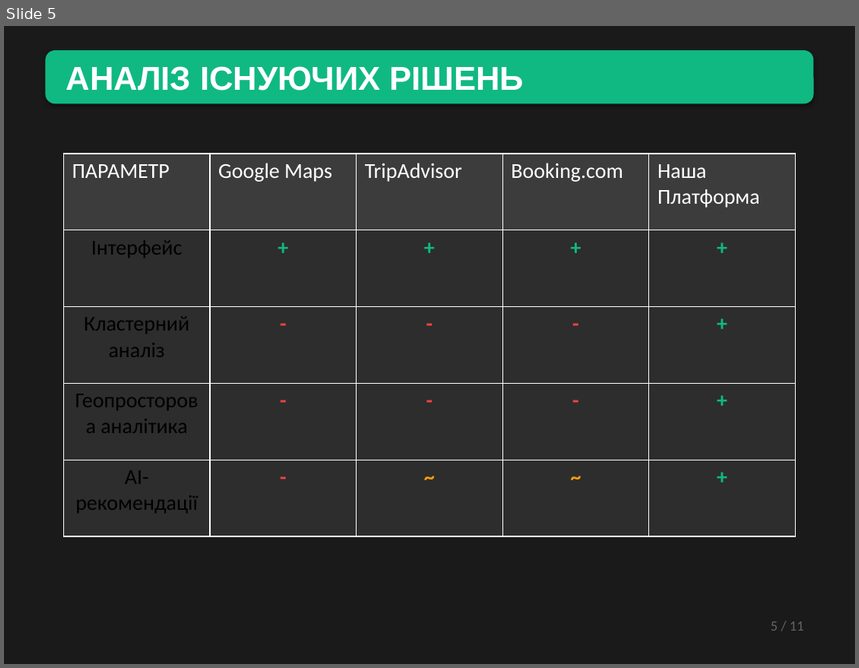
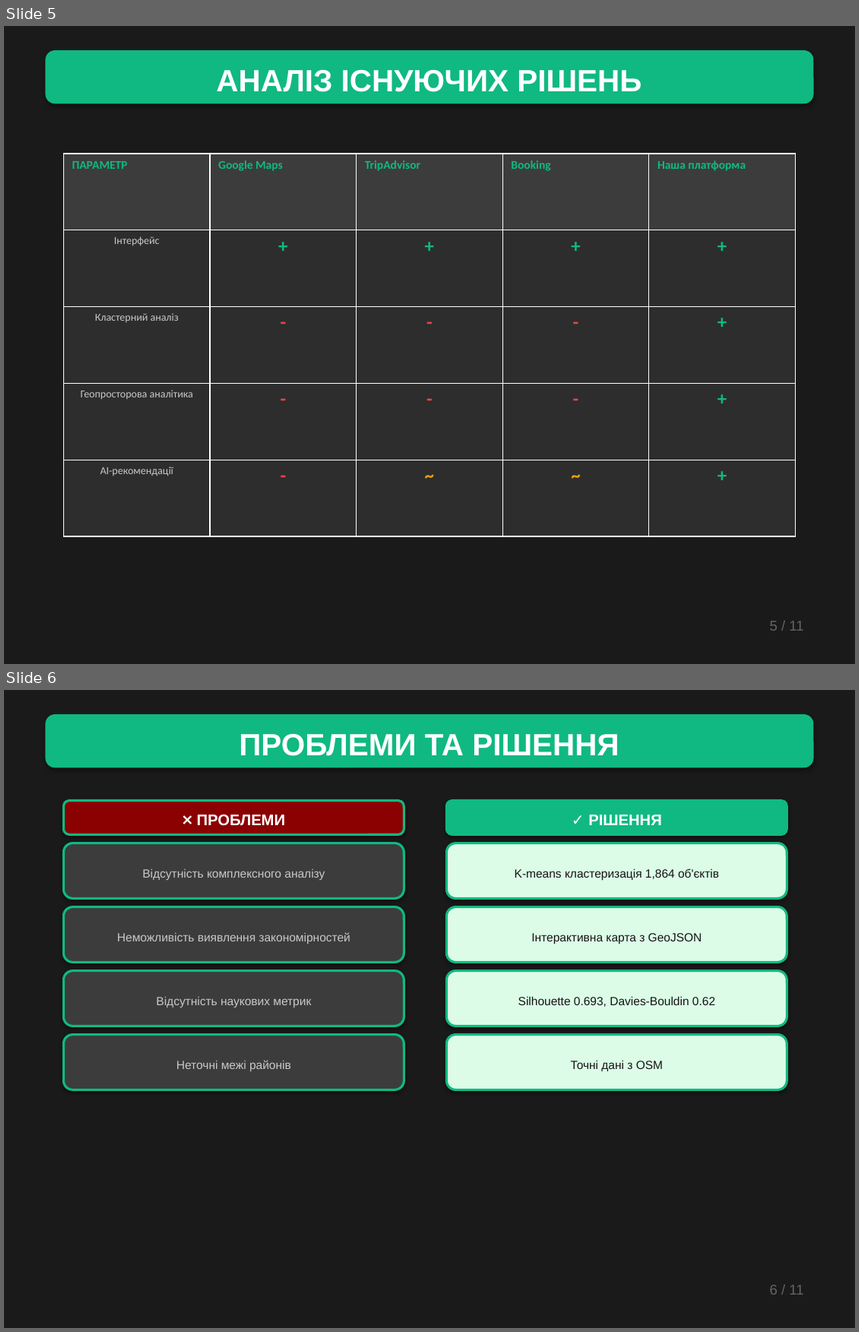
Before and after one commit to slipchuk062-netizen/site, a slide deck: Zhytomyr_Tourism_Presentation.pptx. Shown one above the other, each under a label of ours: slide 5 before the commit, slides 5 and 6 after it. The pictures are 859x668 and 859x1332 pixels, drawn with LibreOffice and Linux fonts; fonts in the diff are those of the drawing. Boxes give left, top, right and bottom in pixels: in the first picture for what was removed or moved away, otherwise in the second. Text is boxed around its words. In the diff, an @@ line names an element or a change of style, - is before the commit and + after.

```diff
--- a/Zhytomyr_Tourism_Presentation.pptx
+++ b/Zhytomyr_Tourism_Presentation.pptx
@@ slide 6 added at [4,690,855,1328], background #FFFFFF @@
@@ rectangle added at [4,690,855,1328], fill #1A1A1A @@
@@ rounded rectangle added at [47,716,813,767], fill #10B981, outline #10B981 2 pt, 26 pt, text #FFFFFF, bold @@
+ПРОБЛЕМИ ТА РІШЕННЯ
@@ rounded rectangle added at [63,801,404,834], fill #8B0000, outline #10B981 2 pt, 13 pt, text #FFFFFF, bold @@
+❌ ПРОБЛЕМИ
@@ rounded rectangle added at [446,801,787,834], fill #10B981, outline #10B981 2 pt, 13 pt, text #FFFFFF, bold @@
+✓ РІШЕННЯ
@@ rounded rectangle added at [63,844,404,898], fill #3C3C3C, outline #10B981 2 pt, 10 pt, text #C8C8C8 @@
+Відсутність комплексного аналізу
@@ rounded rectangle added at [446,844,787,898], fill #DCFCE7, outline #10B981 2 pt, 10 pt, text #141414 @@
+K-means кластеризація 1,864 об'єктів
@@ rounded rectangle added at [63,907,404,962], fill #3C3C3C, outline #10B981 2 pt, 10 pt, text #C8C8C8 @@
+Неможливість виявлення закономірностей
@@ rounded rectangle added at [446,907,787,962], fill #DCFCE7, outline #10B981 2 pt, 10 pt, text #141414 @@
+Інтерактивна карта з GeoJSON
@@ rounded rectangle added at [63,971,404,1026], fill #3C3C3C, outline #10B981 2 pt, 10 pt, text #C8C8C8 @@
+Відсутність наукових метрик
@@ rounded rectangle added at [446,971,787,1026], fill #DCFCE7, outline #10B981 2 pt, 10 pt, text #141414 @@
+Silhouette 0.693, Davies-Bouldin 0.62
@@ rounded rectangle added at [63,1035,404,1090], fill #3C3C3C, outline #10B981 2 pt, 10 pt, text #C8C8C8 @@
+Неточні межі районів
@@ rounded rectangle added at [446,1035,787,1090], fill #DCFCE7, outline #10B981 2 pt, 10 pt, text #141414 @@
+Точні дані з OSM
@@ text added at [770,1285,804,1295], 12 pt, text #646464 @@
+6 / 11
@@ slide 5 changed as well @@
@@ rounded rectangle "АНАЛІЗ ІСНУЮЧИХ РІШЕНЬ" at [47,52,813,103]: size 28 to 26 pt; alignment left to centre @@
@@ table at [63,154,796,537] @@
-row 1, column 4: Booking.com
+row 1, column 4: Booking
-row 1, column 5: Наша Платформа
+row 1, column 5: Наша платформа
@@ size 18 to 10 pt, text colour #FFFFFF to #10B981, bold on in "ПАРАМЕТР", "Google Maps", "TripAdvisor" @@
@@ size 18 to 9 pt, text colour #000000 to #C8C8C8 in "Інтерфейс", "Кластерний аналіз", "Геопросторова аналітика", "AI-рекомендації" @@
@@ size 18 to 16 pt in "+", "+", "+", "+" and 12 more places @@
@@ text "5 / 11" at [770,621,804,631]: font Calibri to Arial @@
```
Also in this commit, not shown: 4 other slides changed, 5 other slides added.
